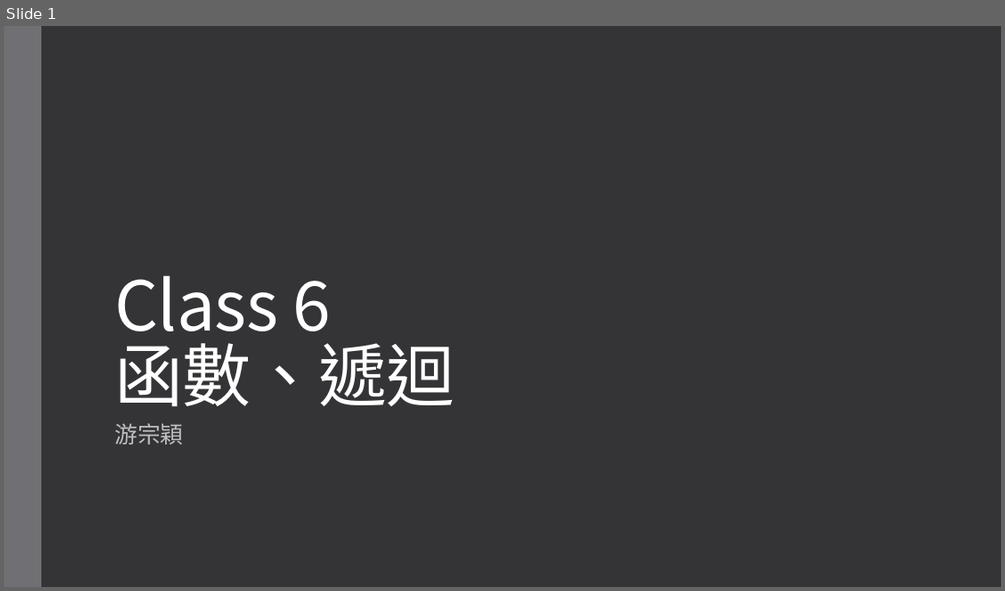
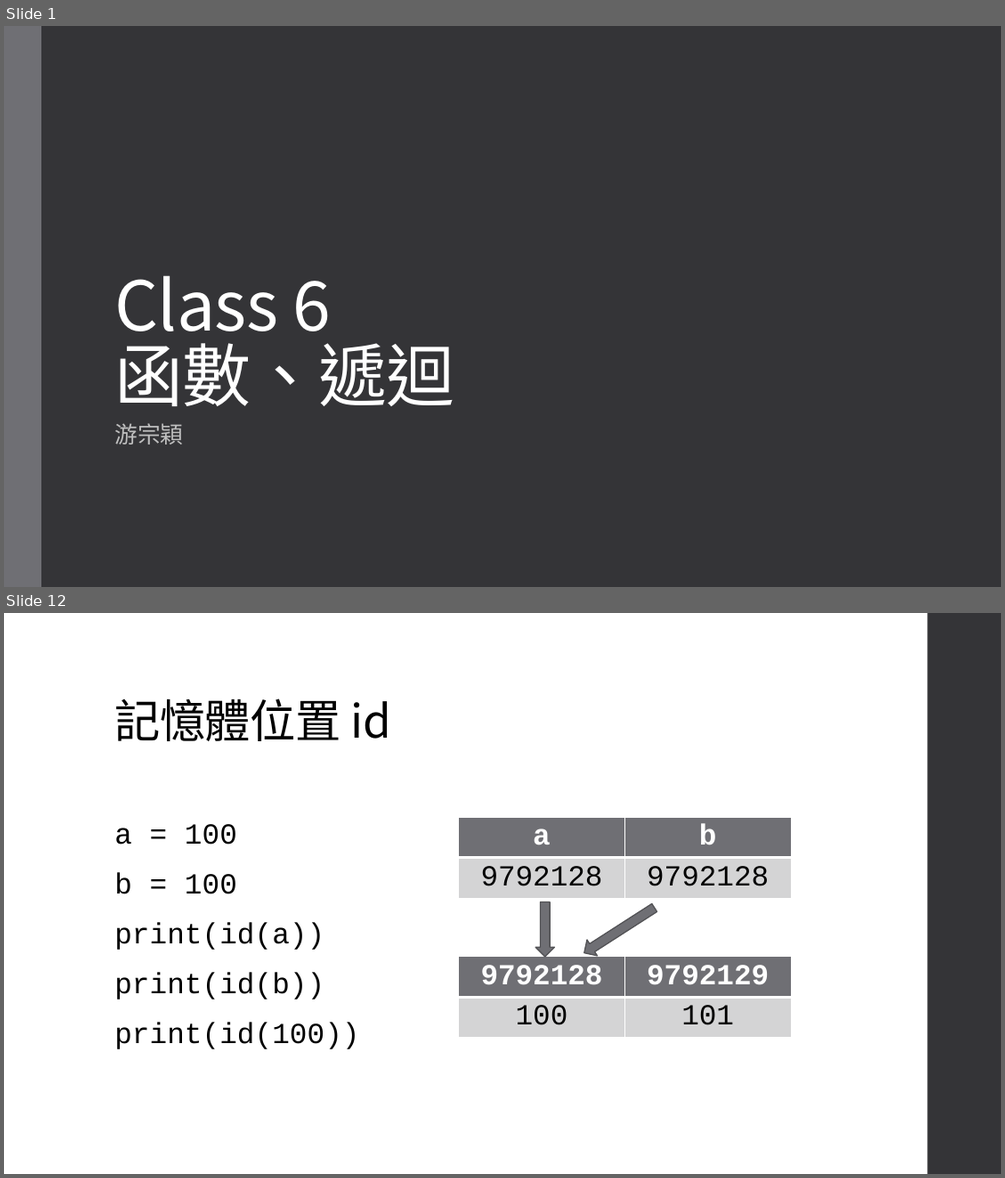
Before and after one commit to an920107/ServiceLearning, a slide deck: Class 6 函數、遞迴.pptx. Shown one above the other, each under a label of ours: slide 1 before the commit, slides 1 and 12 after it; the slides between them are not shown. The pictures are 1005x591 and 1005x1178 pixels, drawn with LibreOffice and Linux fonts; fonts in the diff are those of the drawing. Boxes give left, top, right and bottom in pixels: in the first picture for what was removed or moved away, otherwise in the second. Text is boxed around its words. In the diff, an @@ line names an element or a change of style, - is before the commit and + after.

```diff
--- a/Class 6 函數、遞迴.pptx
+++ b/Class 6 函數、遞迴.pptx
@@ slide 12 added at [4, 613, 1001, 1174], background #FFFFFF @@
@@ rectangle added at [928, 613, 1001, 1174], fill #353537 @@
@@ title added at [114, 698, 391, 741], 44 pt, text #000000 @@
+記憶體位置 id
@@ text added at [114, 824, 359, 1049], 28 pt, text #000000 @@
+a = 100
+b = 100
+print(id(a))
+print(id(b))
+print(id(100))
@@ table added at [459, 817, 791, 901], 2 rows, 2 columns @@
+a | b
+9792128 | 9792128
@@ down arrow added at [535, 901, 554, 957], fill #6F6F74, outline #525256 1.1 pt @@
@@ down arrow added at [579, 900, 659, 961], fill #6F6F74, outline #525256 1.1 pt @@
@@ table added at [459, 957, 791, 1041], 2 rows, 2 columns @@
+9792128 | 9792129
+100 | 101
```
Also in this commit, not shown: 16 other slides added.
